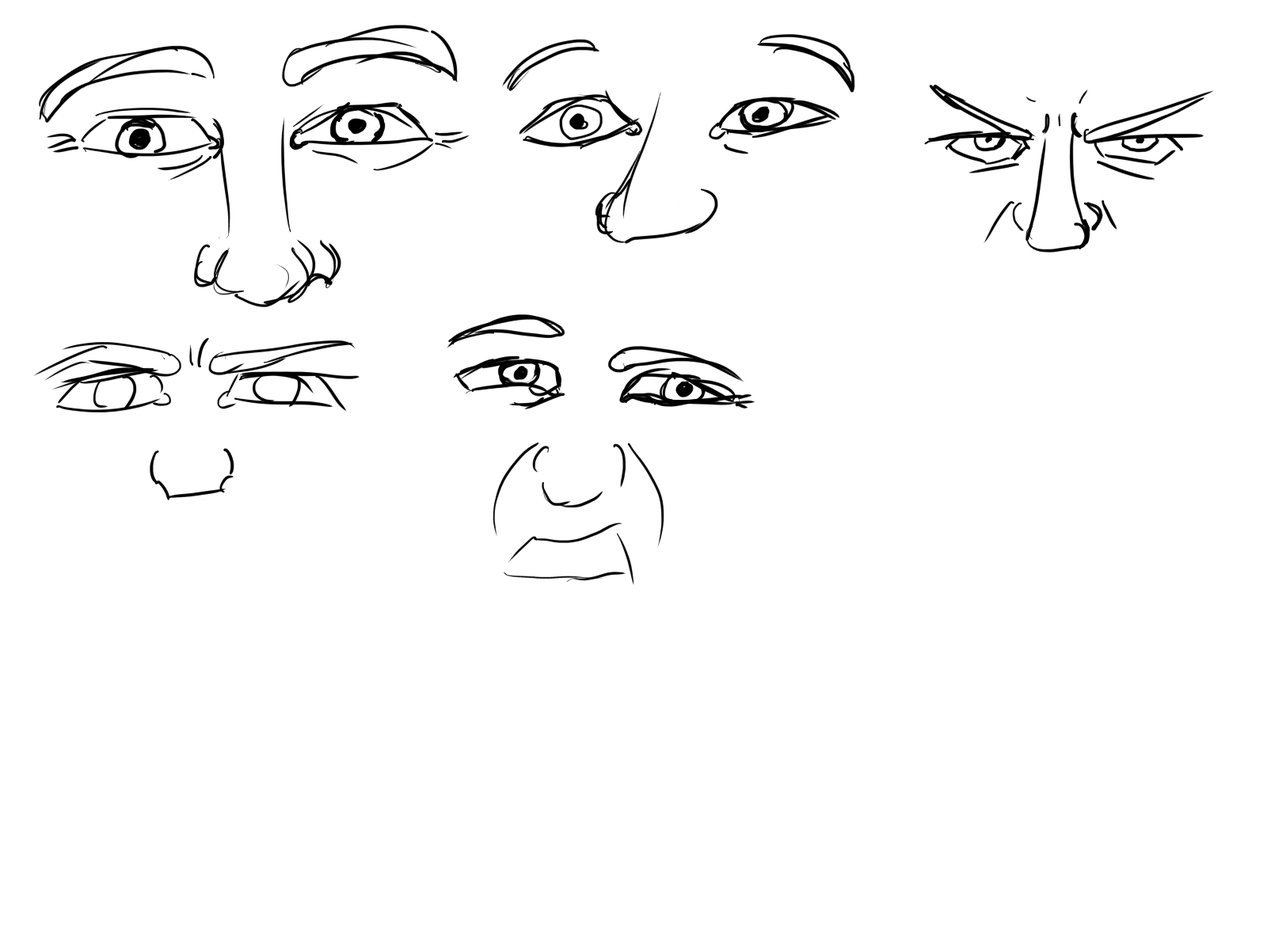
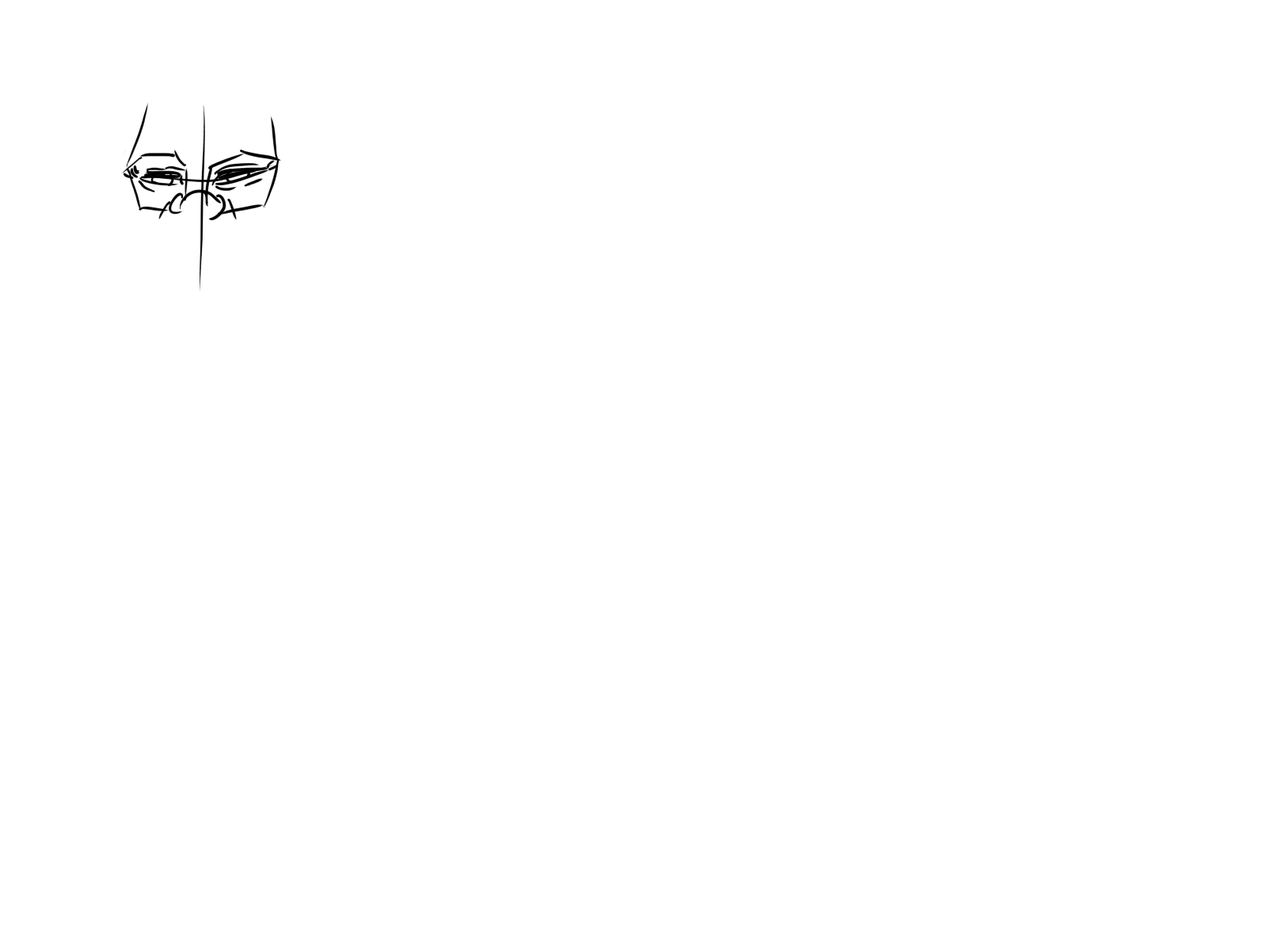
Layered file, before and after one edit (1267px x 950px). Changes by layer:
added layer "Eyes 3" above "Eyes 2" over (101, 50, 305, 305)
hid "Eyes 2", painted on it over (33, 24, 1214, 586)
painted on "Background" over (33, 24, 1214, 586)
